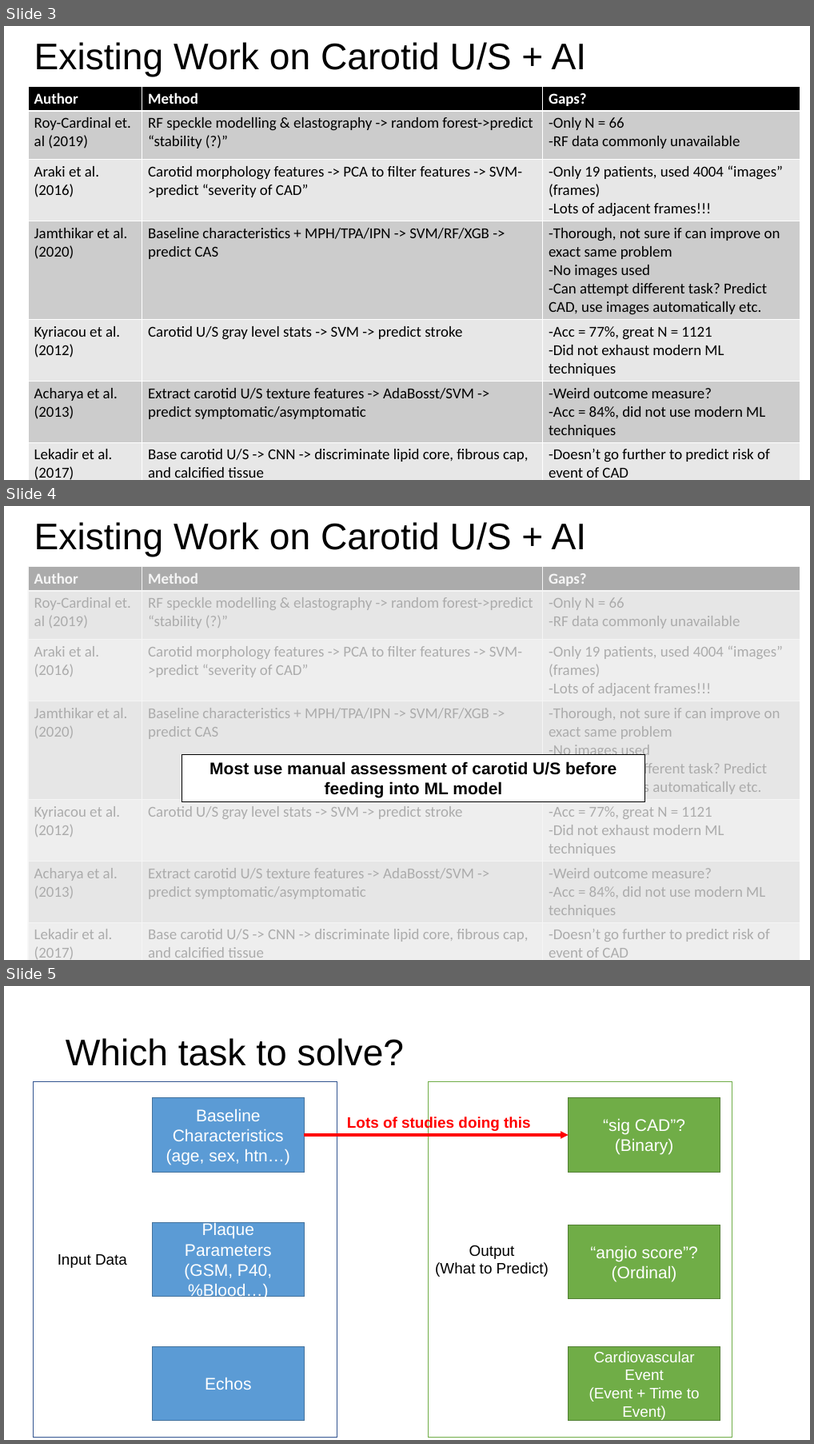
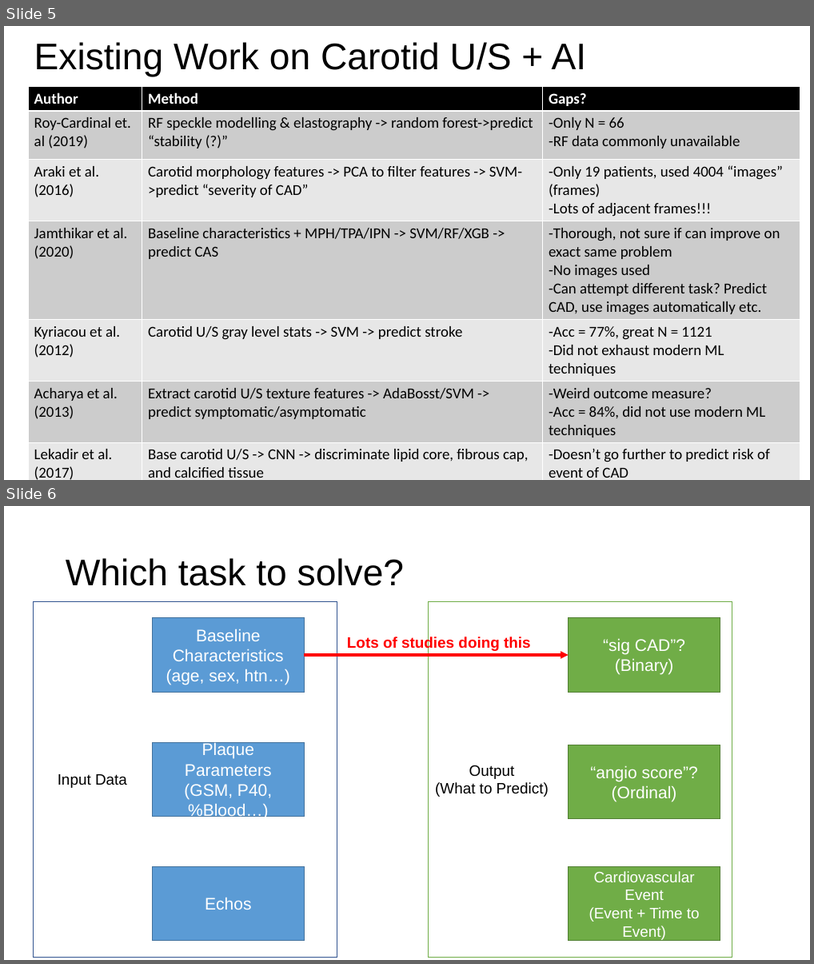
Before and after one commit to ricky-hu/carotid, a slide deck: mar2update.pptx. Shown one above the other, each under a label of ours: slides 3, 4 and 5 before the commit, slides 5 and 6 after it. The pictures are 814x1444 and 814x964 pixels, drawn with LibreOffice and Linux fonts; fonts in the diff are those of the drawing. Boxes give left, top, right and bottom in pixels: in the first picture for what was removed or moved away, otherwise in the second. Text is boxed around its words. In the diff, an @@ line names an element or a change of style, - is before the commit and + after.

```diff
--- a/mar2update.pptx
+++ b/mar2update.pptx
@@ slide 4 removed at [4, 506, 810, 960], background #FFFFFF @@
@@ title removed at [34, 522, 587, 557] @@
-Existing Work on Carotid U/S + AI
@@ rectangle removed at [27, 567, 800, 960] @@
@@ table removed at [28, 567, 801, 960], 7 rows, 3 columns @@
-Author | Method | Gaps?
-Roy-Cardinal et. al (2019) | RF speckle modelling & elastography -> random forest->predict “stability (?)” | -Only N = 66 / -RF data commonly unavailable
-Araki et al. (2016) | Carotid morphology features -> PCA to filter features -> SVM->predict “severity of CAD” | -Only 19 patients, used 4004 “images” (frames) / -Lots of adjacent frames!!!
-Jamthikar et al. (2020) | Baseline characteristics + MPH/TPA/IPN -> SVM/RF/XGB -> predict CAS | -Thorough, not sure if can improve on exact same problem / -No images used / -Can attempt different task? Predict CAD, use images automatically etc.
-Kyriacou et al. (2012) | Carotid U/S gray level stats -> SVM -> predict stroke | -Acc = 77%, great N = 1121 / -Did not exhaust modern ML techniques
-Acharya et al. (2013) | Extract carotid U/S texture features -> AdaBosst/SVM -> predict symptomatic/asymptomatic | -Weird outcome measure? / -Acc = 84%, did not use modern ML techniques
-Lekadir et al. (2017) | Base carotid U/S -> CNN -> discriminate lipid core, fibrous cap, and calcified tissue | -Doesn’t go further to predict risk of event of CAD
@@ rectangle removed at [182, 755, 646, 801] @@
-Most use manual assessment of carotid U/S before feeding into ML model
@@ what was slide 3 is now slide 5 @@
@@ what was slide 5 is now slide 6 @@
```
Also in this commit, not shown: 3 slides changed, 15 slides added, 6 other slides removed, 1 other file.
